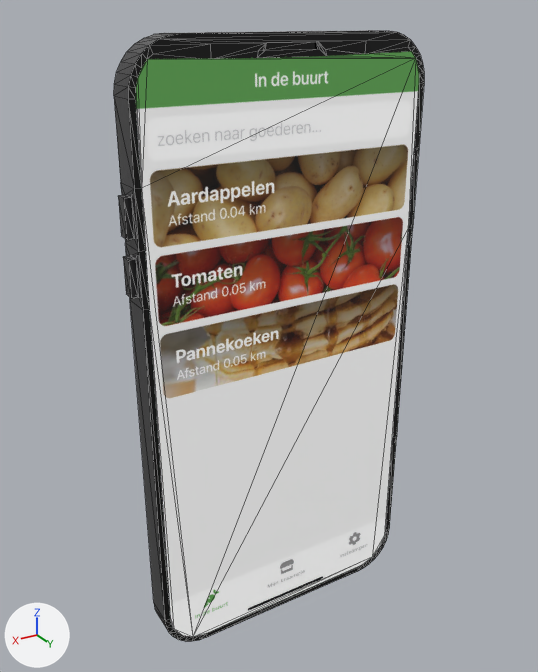
A saved change to the glTF model public/phone.gltf.
Rendered twice from a camera (50 mm lens) standing at (0.174, 0.279, 0.153) and looking at (0.003, -0.007, 0.01). The lights are fixed; the arrows at lower left show +X, +Y and +Z. Mesh edges are drawn as thin lines. Vertices at the same position are counted once.

In view in the first picture: 'Bezel', 'Rim', 'Screen'.
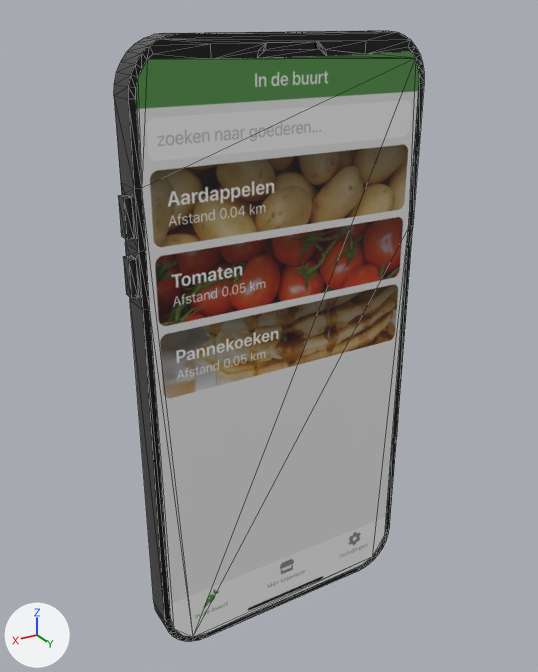
Changed parts and their boxes (x1, y1, x2, y2) in the pictures (538 x 672 px; the box of a moved part takes in the faces that stretch with it):
'Screen', surface changed (white to grey)
    both: (136, 51, 419, 637)
'Rim', reshaped
    both: (114, 30, 373, 629)
'Buttons', now drawn
    after: (118, 195, 138, 298)
part 1 of me_cube_003, moved or reshaped
    before: (118, 183, 143, 310)
    after: (121, 183, 143, 310)

What changed in the scene script:
```text
Change mat_screen:
    where n0 = _N.new('ShaderNodeBsdfPrincipled'); n0.name = 'Principled BSDF'
    remove n0.inputs[28].default_value = 0.3  # 'Emission Strength'
    remove n3 = _N.new('ShaderNodeTexImage'); n3.name = 'Image Texture.001'
    remove n3.image = img_groen
    where n2 = _N.new('ShaderNodeTexImage'); n2.name = 'Image Texture'
    remove _L.new(n2.outputs[0], n0.inputs[27])  # 'Color' to 'Emission Color'
    remove _L.new(n3.outputs[0], n0.inputs[0])  # 'Color' to 'Base Color'
    add _L.new(n2.outputs[0], n0.inputs[0])  # 'Color' to 'Base Color'
Change mat_rim:
    mat_rim.roughness: 0.0995 -> 0.15
Change me_cube_003:
    used by ob_rim; location = (0.0, 0.0, 0.0)
    remove me_cube_003.from_pydata(...)  # 108 vertices, 132 faces; spans x -0.074..0.074, y -0.007..0.007, z -0.147..0.147
    add me_cube_003.from_pydata(...)  # 108 vertices, 126 faces; spans x -0.072..0.072, y -0.007..0.007, z -0.147..0.147
    me_cube_003 part 1
    12 vertices are removed from x -0.074..0.074, y -0.003..0.003, z 0.046..0.09
    54 faces are deleted
    12 vertices are added at x -0.072..0.072, y -0.004..0.004, z 0.046..0.091
    48 new faces join them
```
